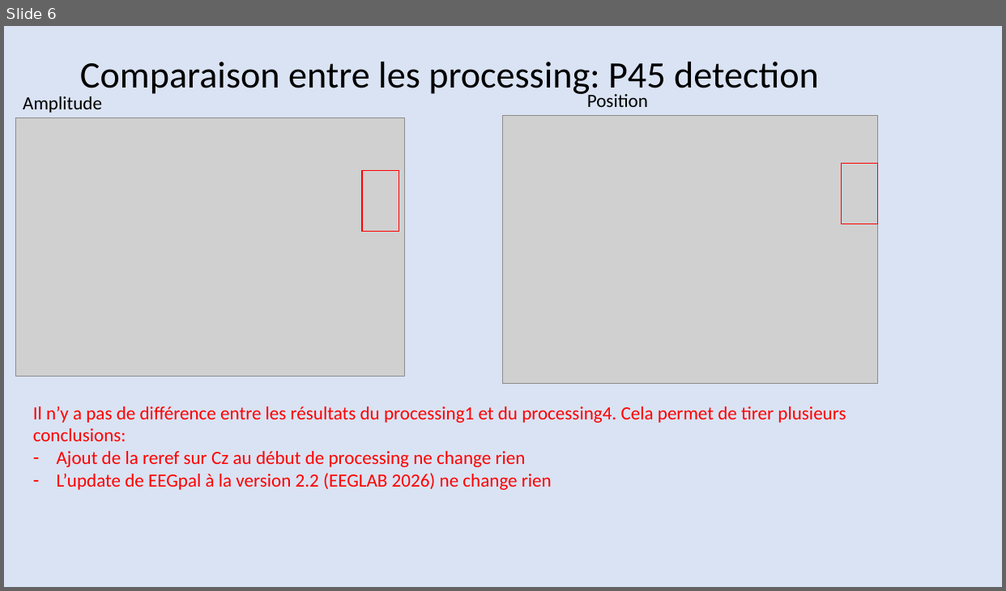
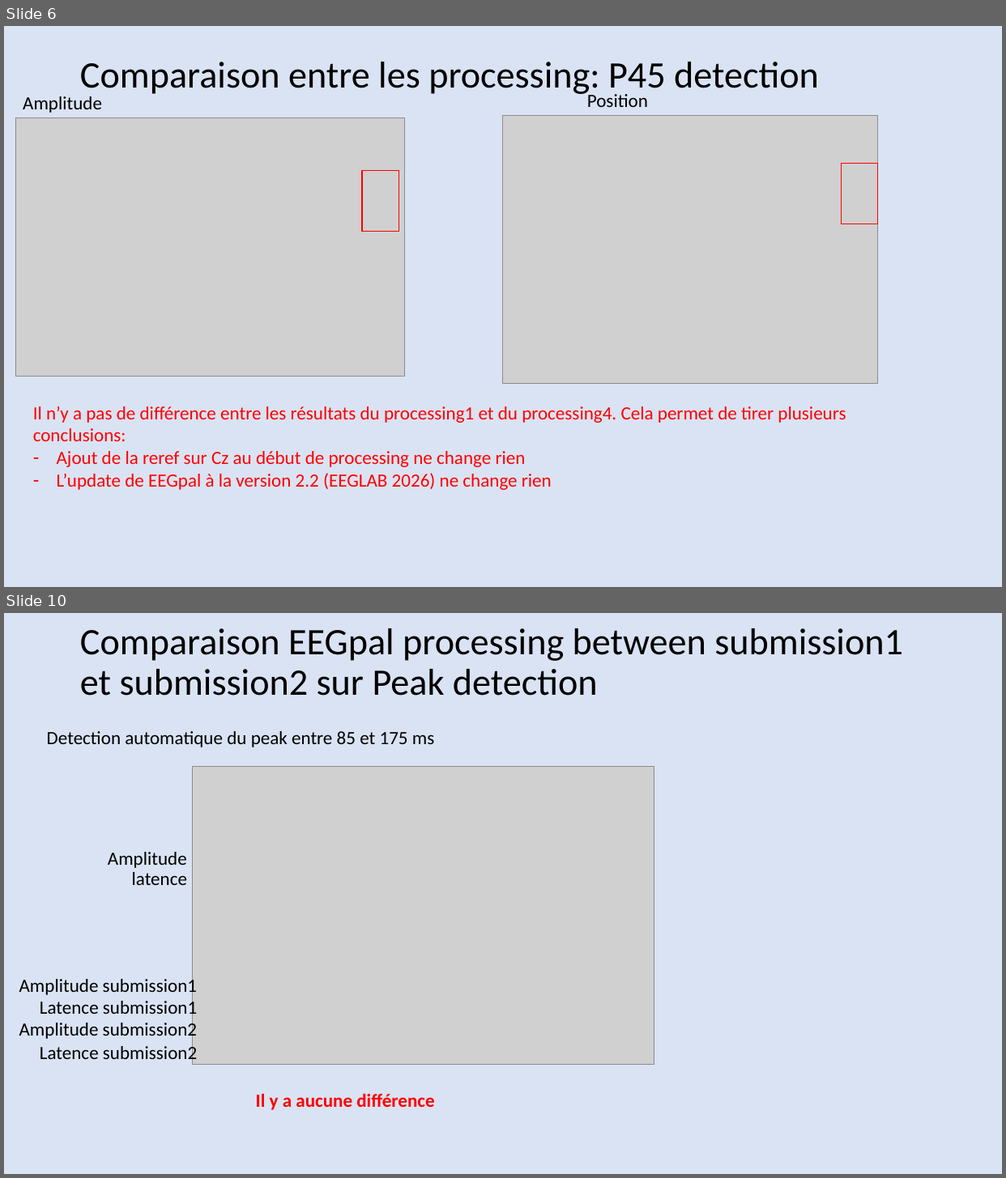
Before and after one commit to DePrettoM/EEGpal, a slide deck: Manuels/validations/Validation_EEGpal_2_2_pipeline.pptx. Shown one above the other, each under a label of ours: slide 6 before the commit, slides 6 and 10 after it; the slides between them are not shown. The pictures are 1006x591 and 1006x1178 pixels, drawn with LibreOffice and Linux fonts; fonts in the diff are those of the drawing; grey boxes stand for pictures. Boxes give left, top, right and bottom in pixels: in the first picture for what was removed or moved away, otherwise in the second. Text is boxed around its words. In the diff, an @@ line names an element or a change of style, - is before the commit and + after.

```diff
--- a/Manuels/validations/Validation_EEGpal_2_2_pipeline.pptx
+++ b/Manuels/validations/Validation_EEGpal_2_2_pipeline.pptx
@@ slide 10 added at [4,613,1002,1174], background #DAE3F3 @@
@@ title added at [80,628,903,696], 36 pt, text #000000 @@
+Comparaison EEGpal processing between submission1 et submission2 sur Peak detection
@@ text added at [47,731,434,747], 18 pt, text #000000 @@
+Detection automatique du peak entre 85 et 175 ms
@@ picture added at [193,766,654,1065] @@
@@ text added at [108,852,187,868], 18 pt, text #000000 @@
+Amplitude
@@ text added at [132,872,187,885], 18 pt, text #000000 @@
+latence
@@ text added at [19,976,197,997], 18 pt, text #000000 @@
+Amplitude submission1
@@ text added at [40,998,197,1019], 18 pt, text #000000 @@
+Latence submission1
@@ text added at [19,1020,197,1041], 18 pt, text #000000 @@
+Amplitude submission2
@@ text added at [40,1043,197,1064], 18 pt, text #000000 @@
+Latence submission2
@@ text added at [256,1093,434,1110], 18 pt, text #FF0000, bold @@
+Il y a aucune différence
```
Also in this commit, not shown: 1 slide changed, 4 other slides added, 1 other file.
